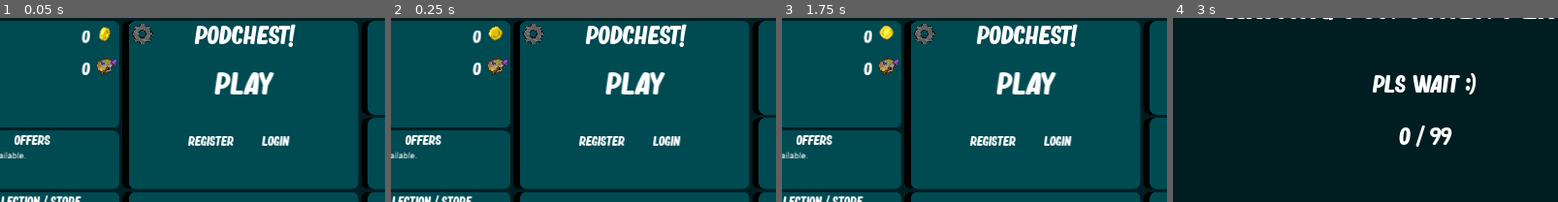
Above: before the commit, frames 1-4 (left to right).
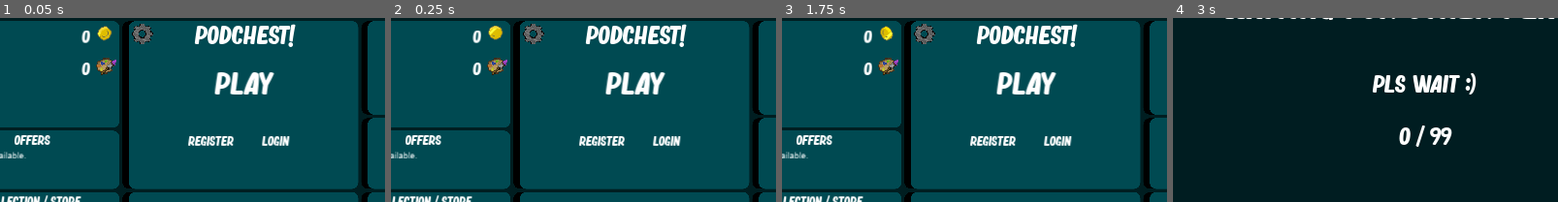
Above: after the commit, the same moments.

Repository: Ludermis/Podchest
Game: Godot game, scene res://Prefabs/Scenes/MainScene.tscn
Same seed, same stepped clock (60 frames per second), same inputs: the game is played once before the commit and once after it.
Inputs (mouse positions are % of the whole screen's width and height, from its top left):
- Up to frame 1 (0.05 s): no input
- Up to frame 2 (0.25 s): no input
- Up to frame 3 (1.75 s): click "Play" at 0.5 s; click "Main Menu" at 1.25 s
- Up to frame 4 (3 s): click "Play" at 2 s; tap Enter at 2.75 s; move the mouse to (72, 44) at 2.77 s; hold D (right) from 2.78 s (still down); click (72, 44) at 2.85 s
The pictures show only the part of the screen within x 18-68%, y 11-61%; the shares and areas given below are measured in that part.

The runs differ from the first frame. In frame 1, 0.2% of the frame differs, in the area x 25-30%, y 4-13%; in frame 2, 0.1%; in frame 3, 0.2%; in frame 4, nothing differs.

Commit message:
Lynext
Trap done

Diff:
--- a/Prefabs/Objects/BearTrap.tscn
+++ b/Prefabs/Objects/BearTrap.tscn
@@ -27,8 +27,6 @@
 "speed": 5.0
 } ]
 
-[sub_resource type="CircleShape2D" id=6]
-
 [node name="BearTrap" type="Node2D"]
 scale = Vector2( 4, 4 )
 z_index = -1
@@ -36,8 +34,3 @@
 
 [node name="AnimatedSprite" type="AnimatedSprite" parent="."]
 frames = SubResource( 5 )
-
-[node name="Area2D" type="Area2D" parent="."]
-
-[node name="CollisionShape2D" type="CollisionShape2D" parent="Area2D"]
-shape = SubResource( 6 )
--- a/Prefabs/Scenes/MainScene.tscn
+++ b/Prefabs/Scenes/MainScene.tscn
@@ -481,7 +481,7 @@
 position = Vector2( 411.432, 42.1931 )
 scale = Vector2( 2, 2 )
 frames = SubResource( 13 )
-frame = 1
+frame = 2
 playing = true
 
 [node name="APSprite" type="AnimatedSprite" parent="AccountPanel"]
--- a/Scripts/Base/Character.gd
+++ b/Scripts/Base/Character.gd
@@ -7,6 +7,7 @@
 var animation setget setAnimation
 var id
 var skills = {}
+var animationsNeedRotation = ["rooted", "rootedEnd"]
 
 func setSkin (newSkin):
 	skin = newSkin
@@ -21,7 +22,9 @@
 
 func setAnimation (anim):
 	animation = anim
-	if $Skin/AnimationPlayer.current_animation != anim:
+	if !animationsNeedRotation.has(animation):
+		$Skin.rotation = 0
+	if $Skin/AnimationPlayer.assigned_animation != anim:
 		$Skin/AnimationPlayer.play(animation)
 
 func setPlayerName (pName):
--- a/Scripts/Base/Impact.gd
+++ /dev/null
@@ -1,7 +0,0 @@
-extends Node
-
-var type = "defaultImpactType"
-var id
-
-func _ready():
-	pass
--- a/Scripts/Characters/Villager.gd
+++ b/Scripts/Characters/Villager.gd
@@ -36,6 +36,11 @@
 		skills[1].characterNode = id
 		skills[1].init()
 
+		skills[2] = preload("res://Scripts/Skills/Villager/VillagerESkill.gd").new()
+		skills[2].id = 2
+		skills[2].characterNode = id
+		skills[2].init()
+
 func _physics_process(delta):
 	if id == Client.selfPeerID:
 		skillSystem(delta)
--- a/Scripts/Impacts/RootImpact.gd
+++ /dev/null
@@ -1,46 +0,0 @@
-extends "res://Scripts/Base/Impact.gd"
-
-var ownerNode
-var timeRemaining
-var impactName = "RootImpact"
-var animStart
-var animEnd
-
-func _init():
-	type = "constant"
-
-func getSharedData ():
-	var data = {}
-	data["timeRemaining"] = timeRemaining
-	return data
-
-func begin():
-	if Client.selfPeerID == Vars.roomMaster:
-		Vars.objects[ownerNode].canMove = false
-		var dict = {"canMove": false}
-		Vars.objects[ownerNode].get_tree().root.get_node("Main").rpc_id(1,"objectUpdated",Client.selfPeerID,ownerNode,{"canMove": false})
-		if animStart != null:
-			Vars.objects[ownerNode].animation = animStart
-			dict["animation"] = animStart
-		Vars.objects[ownerNode].get_tree().root.get_node("Main").rpc_id(1,"objectUpdated",Client.selfPeerID,ownerNode,dict)
-
-func update(delta):
-	if Client.selfPeerID == Vars.roomMaster:
-		Vars.objects[ownerNode].canMove = false
-		var dict = {"canMove": false}
-		timeRemaining -= delta
-		if animEnd != null && timeRemaining <= 0.1:
-			Vars.objects[ownerNode].animation = animEnd
-			dict["animation"] = animEnd
-		if timeRemaining <= 0:
-			end()
-			return
-		Vars.objects[ownerNode].get_tree().root.get_node("Main").rpc_id(1,"objectUpdated",Client.selfPeerID,ownerNode,dict)
-		Vars.objects[ownerNode].get_tree().root.get_node("Main").rpc_id(1,"objectCalled",Client.selfPeerID,ownerNode,"updateImpactInfo",[id,getSharedData()])
-
-func end():
-	if Client.selfPeerID == Vars.roomMaster:
-		Vars.objects[ownerNode].canMove = true
-		Vars.objects[ownerNode].impacts.erase(id)
-		Vars.objects[ownerNode].get_tree().root.get_node("Main").rpc_id(1,"objectUpdated",Client.selfPeerID,ownerNode,{"canMove": true})
-		Vars.objects[ownerNode].get_tree().root.get_node("Main").rpc_id(1,"objectCalled",Client.selfPeerID,ownerNode,"removeImpact",[id])
--- a/Scripts/Objects/BearTrap.gd
+++ b/Scripts/Objects/BearTrap.gd
@@ -2,18 +2,14 @@
 
 var endPosition
 var whoSummoned
-var speed = 512
-var planted = false
 var id
-var trappedPlayer = -1
-var trapTimeRemaining = 0
 
 var animationPlayed = false setget setAnimationPlayed
 
 func setAnimationPlayed (v):
+	if v == true && !animationPlayed:
+		$AnimatedSprite.play("default")
 	animationPlayed = v
-	if animationPlayed:
-		$AnimatedSprite.play("default")
 
 func tree_exited():
 	if Vars.objects.has(id):
@@ -25,39 +21,4 @@
 		modulate = Vars.teams[Vars.objects[whoSummoned]["team"]]["color"].blend(Color(1,1,1,0.3))
 
 func _process(delta):
-	if Vars.roomMaster == Client.selfPeerID:
-		var dict = {}
-		if !Vars.objects.has(whoSummoned):
-			get_tree().root.get_node("Main").rpc_id(1,"objectRemoved",Client.selfPeerID,id)
-			queue_free()
-			return
-		if !planted:
-			position = position.move_toward(endPosition,delta * speed)
-			dict["position"] = position
-		if planted == false && position.distance_to(endPosition) < 0.1:
-			planted = true
-			dict["planted"] = planted
-		if planted && trappedPlayer == -1:
-			var arr = $Area2D.get_overlapping_bodies()
-			for i in arr:
-				_on_Area2D_body_entered(i)
-		if planted && trappedPlayer != -1:
-			trapTimeRemaining -= delta
-			dict["trapTimeRemaining"] = trapTimeRemaining
-			if trapTimeRemaining < 0:
-				get_tree().root.get_node("Main").rpc_id(1,"objectRemoved",Client.selfPeerID,id)
-				queue_free()
-				return
-		get_tree().root.get_node("Main").rpc_id(1,"objectUpdated",Client.selfPeerID,id,dict)
-
-
-func _on_Area2D_body_entered(body):
-	if Vars.roomMaster == Client.selfPeerID:
-		if !planted || trappedPlayer != -1:
-			return
-		if body.is_in_group("Player") && Vars.objects[body.id]["team"] != Vars.objects[whoSummoned]["team"]:
-			trapTimeRemaining = 2
-			$AnimatedSprite.play("default")
-			trappedPlayer = body.id
-			body.addImpact("RootImpact", {"timeRemaining": trapTimeRemaining, "animStart": "rooted", "animEnd": "rootedEnd"}, -1)
-			get_tree().root.get_node("Main").rpc_id(1,"objectUpdated",Client.selfPeerID,id,{"animationPlayed": true, "trappedPlayer": trappedPlayer})
+	pass
--- a/Scripts/Objects/Seed.gd
+++ b/Scripts/Objects/Seed.gd
@@ -1,13 +1,12 @@
 extends Sprite
 
-var endPosition
 var whoSummoned
-var speed = 512
-var planted = false
-var area
 var id
-var materialScale = 1.0
-var timeToExplode = 5
+var materialScale setget setMaterialScale
+
+func setMaterialScale (ms):
+	materialScale = ms
+	$Particles2D.process_material.scale = materialScale
 
 func tree_exited():
 	if Vars.objects.has(id):
@@ -19,38 +18,4 @@
 		modulate = Vars.teams[Vars.objects[whoSummoned]["team"]]["color"].blend(Color(1,1,1,0.3))
 
 func _process(delta):
-	$Particles2D.process_material.scale = materialScale
-	if Client.selfPeerID == Vars.roomMaster:
-		var dict = {}
-		if !Vars.objects.has(whoSummoned):
-			get_tree().root.get_node("Main").rpc_id(1,"objectRemoved",Client.selfPeerID,id)
-			queue_free()
-			return
-		if timeToExplode < 0:
-			for x in range(1,area / 2 + 2):
-				for y in range (-area / 2 + (x - 1),area / 2 + 1 - (x - 1)):
-					dirtToPos(Vars.optimizeVector(position + Vector2(32,32),64) + Vector2(y * 64, (x - 1) * 64))
-			for x in range(1,area / 2 + 1):
-				for y in range (-area / 2 + x,area / 2 + 1 - x):
-					dirtToPos(Vars.optimizeVector(position + Vector2(32,32),64) + Vector2(y * 64, -x * 64))
-			get_tree().root.get_node("Main").rpc_id(1,"objectRemoved",Client.selfPeerID,id)
-			queue_free()
-			return
-		if planted:
-			timeToExplode -= delta
-			dict["timeToExplode"] = timeToExplode
-		else:
-			position = position.move_toward(endPosition,delta * speed)
-			dict["position"] = position
-		materialScale += delta
-		dict["materialScale"] = materialScale
-		if planted == false && position.distance_to(endPosition) < 0.1:
-			planted = true
-			dict["planted"] = true
-		get_tree().root.get_node("Main").rpc_id(1,"objectUpdated",Client.selfPeerID,id,dict)
-
-func dirtToPos (pos):
-	if !Vars.dirts.has(pos):
-		Vars.tryPlaceDirt(Client.selfPeerID,Vars.objects[whoSummoned]["id"],pos,Vars.objects[whoSummoned]["team"])
-	elif Vars.dirts[pos].team != Vars.objects[whoSummoned]["team"]:
-		Vars.tryChangeDirt(Client.selfPeerID,Vars.objects[whoSummoned]["id"],pos,Vars.objects[whoSummoned]["team"])
+	pass
--- a/Scripts/Skills/Villager/VillagerESkill.gd
+++ b/Scripts/Skills/Villager/VillagerESkill.gd
@@ -2,42 +2,42 @@
 
 var arrowEffect : Node2D
 var effect : Node2D
-var casting = false
+var casting
 var indicating = false
-var maxRange = 200
-var castTime = 0.5
-var cooldown = 7
-var cooldownRemaining = 0
-var castRemaining = castTime
+var maxRange
+var area
+var castTime
+var cooldown
+var cooldownRemaining
+var castRemaining
 var castLocation = Vector2.ZERO
 var characterNode : int
+var gotInfo = false
 
 func _ready():
 	pass
 
-func _init():
+func init ():
 	type = "skillshot"
-
-func getSharedData ():
-	var data = {}
-	data["casting"] = casting
-	data["indicating"] = indicating
-	data["maxRange"] = maxRange
-	data["castTime"] = castTime
-	data["cooldown"] = cooldown
-	data["cooldownRemaining"] = cooldownRemaining
-	data["castRemaining"] = castRemaining
-	data["castLocation"] = castLocation
-	return data
+	Vars.objects[characterNode].get_tree().root.get_node("Main").rpc_id(1,"objectCalled",Client.selfPeerID,characterNode,"getSkillInfo",[characterNode,id])
 
 func use ():
-	if Client.selfPeerID == characterNode:
-		indicate()
+	indicate()
+
+func cast (data):
+	castLocation = data["castLocation"]
+	indicating = false
+	effect.queue_free()
+	arrowEffect.queue_free()
+	Vars.objects[characterNode].get_tree().root.get_node("Main/CanvasLayer/ProgressBar").visible = true
+	Vars.objects[characterNode].get_tree().root.get_node("Main/CanvasLayer/Skills/Skill2/Progress").modulate = Color.blue
+
+func castEnd(data):
+	Vars.objects[characterNode].get_tree().root.get_node("Main/CanvasLayer/ProgressBar").visible = false
 
 func indicate ():
 	if indicating:
 		indicating = false
-		Vars.objects[characterNode].get_tree().root.get_node("Main").rpc_id(1,"objectCalled",Client.selfPeerID,characterNode,"updateSkillInfo",[id,{"indicating": false}])
 		effect.queue_free()
 		arrowEffect.queue_free()
 		return
@@ -46,7 +46,6 @@
 			var i = Vars.objects[characterNode].skills[x]
 			if "indicating" in i && i.indicating == true:
 				i.indicating = false
-				Vars.objects[characterNode].get_tree().root.get_node("Main").rpc_id(1,"objectCalled",Client.selfPeerID,characterNode,"updateSkillInfo",[i,{"indicating": false}])
 				i.effect.queue_free()
 				i.arrowEffect.queue_free()
 		indicating = true
@@ -57,60 +56,28 @@
 		Vars.objects[characterNode].get_tree().root.get_node("Main").add_child(effect)
 		Vars.objects[characterNode].get_tree().root.get_node("Main").add_child(arrowEffect)
 
-func cast ():
-	if Client.selfPeerID == characterNode:
-		indicating = false
-		casting = true
-		Vars.objects[characterNode].get_tree().root.get_node("Main/CanvasLayer/ProgressBar").visible = true
-		Vars.objects[characterNode].get_tree().root.get_node("Main/CanvasLayer/Skills/Skill2/Progress").modulate = Color.blue
-		castLocation = Vars.objects[characterNode].get_global_mouse_position()
-		Vars.objects[characterNode].addImpact("RootImpact", {"timeRemaining": castTime, "animStart": "cast", "animEnd": "downIdle"}, -1)
-		castRemaining = castTime
-		effect.queue_free()
-		arrowEffect.queue_free()
-		Vars.objects[characterNode].get_tree().root.get_node("Main").rpc_id(1,"objectCalled",Client.selfPeerID,characterNode,"updateSkillInfo",[id,getSharedData()])
-
-func castEnd(castAlready):
-	if Client.selfPeerID == Vars.roomMaster && !castAlready:
-		Vars.objects[characterNode].get_tree().root.get_node("Main").rpc_id(1,"objectCreated",Client.selfPeerID,"res://Prefabs/Objects/BearTrap.tscn",{"whoSummoned": characterNode, "position": Vars.objects[characterNode].position, "endPosition": castLocation})
-		casting = false
-		cooldownRemaining = cooldown
-		castRemaining = 9999
-		Vars.objects[characterNode].get_tree().root.get_node("Main").rpc_id(1,"objectCalled",Client.selfPeerID,characterNode,"updateSkillInfo",[id,getSharedData()])
-		Vars.objects[characterNode].get_tree().root.get_node("Main").rpc_id(1,"objectCalled",Client.selfPeerID,characterNode,"skillCalled",[id,"castEnd",[true]])
-	if Client.selfPeerID == characterNode:
-		Vars.objects[characterNode].get_tree().root.get_node("Main/CanvasLayer/ProgressBar").visible = false
-
 func update(delta):
-	if Client.selfPeerID == characterNode:
-		if !casting:
-			if cooldownRemaining > 0:
-				Vars.objects[characterNode].get_tree().root.get_node("Main/CanvasLayer/Skills/Skill2/Progress").get_material().set_shader_param("value",((cooldown - cooldownRemaining) / cooldown) * 100)
-				Vars.objects[characterNode].get_tree().root.get_node("Main/CanvasLayer/Skills/Skill2/Progress").modulate = Color.red
-			else:
-				Vars.objects[characterNode].get_tree().root.get_node("Main/CanvasLayer/Skills/Skill2/Progress").get_material().set_shader_param("value",101)
-				Vars.objects[characterNode].get_tree().root.get_node("Main/CanvasLayer/Skills/Skill2/Progress").modulate = Color.lime
-		if indicating:
-			effect.position = Vars.objects[characterNode].get_global_mouse_position()
-			arrowEffect.points = PoolVector2Array([Vars.objects[characterNode].position,Vars.objects[characterNode].get_global_mouse_position()])
-			var canCast = Vars.objects[characterNode].position.distance_to(Vars.objects[characterNode].get_global_mouse_position()) <= maxRange
-			if !canCast:
-				arrowEffect.default_color = Color.red
-			else:
-				arrowEffect.default_color = Color.cyan
-			if Input.is_action_just_pressed("leftclick") && canCast:
-				cast()
+	if !gotInfo:
+		return
+	if !casting:
+		if cooldownRemaining > 0:
+			Vars.objects[characterNode].get_tree().root.get_node("Main/CanvasLayer/Skills/Skill2/Progress").get_material().set_shader_param("value",((cooldown - cooldownRemaining) / cooldown) * 100)
+			Vars.objects[characterNode].get_tree().root.get_node("Main/CanvasLayer/Skills/Skill2/Progress").modulate = Color.red
+		else:
+			Vars.objects[characterNode].get_tree().root.get_node("Main/CanvasLayer/Skills/Skill2/Progress").get_material().set_shader_param("value",101)
+			Vars.objects[characterNode].get_tree().root.get_node("Main/CanvasLayer/Skills/Skill2/Progress").modulate = Color.lime
+	else:
+			Vars.objects[characterNode].get_tree().root.get_node("Main/CanvasLayer/ProgressBar").value = (castTime - castRemaining) / castTime * 100
+	if indicating:
+		effect.position = Vars.objects[characterNode].get_global_mouse_position()
+		arrowEffect.points = PoolVector2Array([Vars.objects[characterNode].position,Vars.objects[characterNode].get_global_mouse_position()])
+		var canCast = Vars.objects[characterNode].position.distance_to(Vars.objects[characterNode].get_global_mouse_position()) <= maxRange
+		if !canCast:
+			arrowEffect.default_color = Color.red
+		else:
+			arrowEffect.default_color = Color.cyan
+		if Input.is_action_just_pressed("leftclick") && canCast:
+			castLocation = Vars.objects[characterNode].get_global_mouse_position()
+			Vars.objects[characterNode].get_tree().root.get_node("Main").rpc_id(1,"objectCalled",Client.selfPeerID,characterNode,"useSkill",[id,{"castLocation": castLocation}])
 		if casting:
 			Vars.objects[characterNode].get_tree().root.get_node("Main/CanvasLayer/ProgressBar").value = (castTime - castRemaining) / castTime * 100
-	if Client.selfPeerID == Vars.roomMaster:
-		var dict = {}
-		if casting:
-			castRemaining -= delta
-			dict["castRemaining"] = castRemaining
-			if castRemaining <= 0:
-				castEnd(false)
-		elif cooldownRemaining > 0:
-			cooldownRemaining -= delta
-			dict["cooldownRemaining"] = cooldownRemaining
-		if !dict.empty():
-			Vars.objects[characterNode].get_tree().root.get_node("Main").rpc_id(1,"objectCalled",Client.selfPeerID,characterNode,"updateSkillInfo",[id,dict])
Not shown: 1 places in Prefabs/Objects/BearTrap.tscn that only renumber resources
